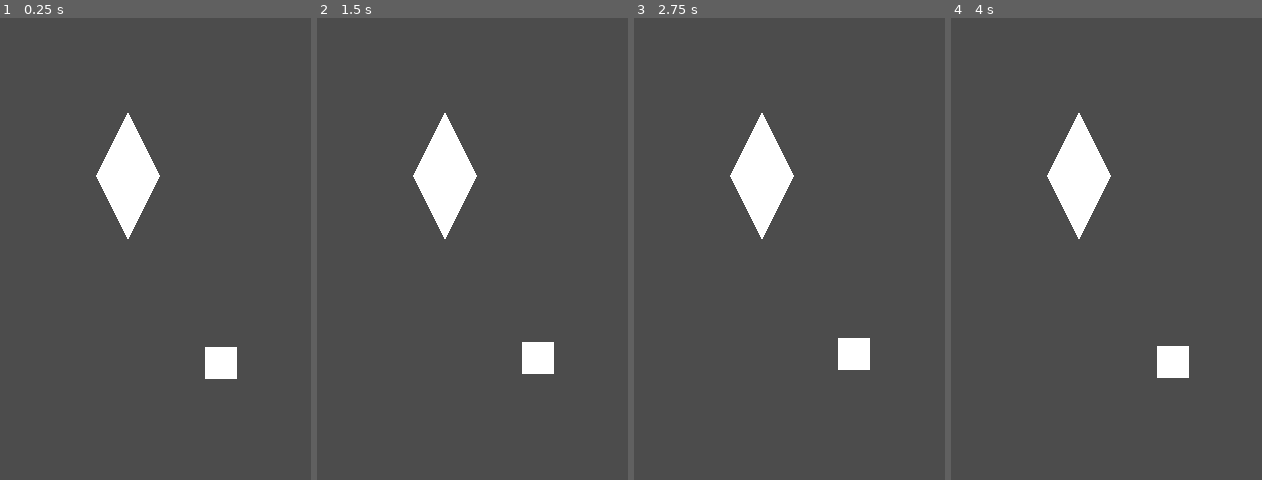
Above: before the commit, frames 1-4 (left to right).
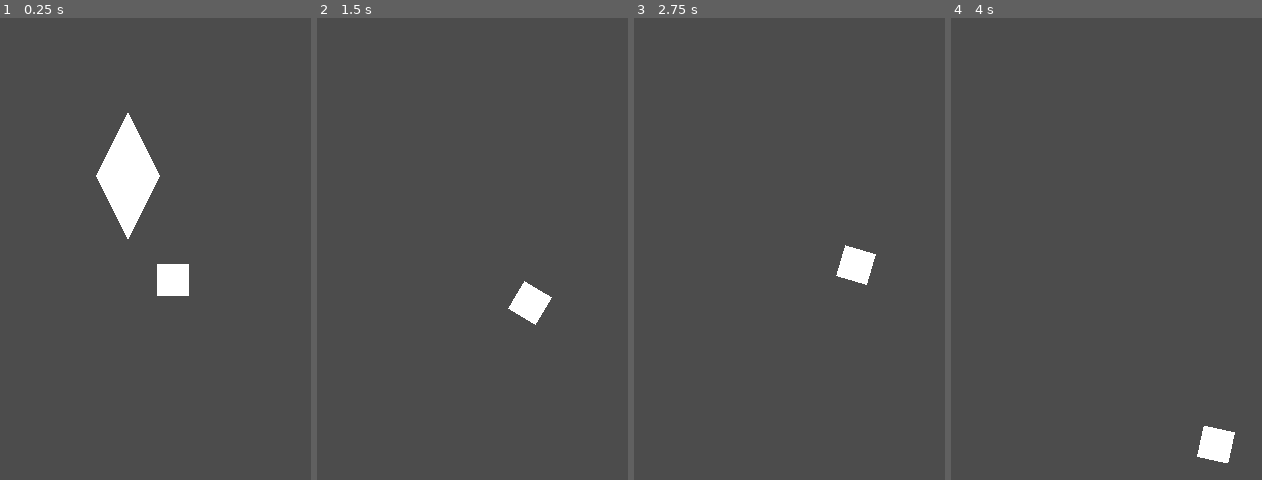
Above: after the commit, the same moments.

Repository: Kiel97/easy-jam-8bits-to-infinity
Game: Godot game, scene res://Game.tscn
The game is run twice, just before and just after one commit, with the same random seed, the same clock (stepped at 60 frames per second) and the same inputs.
Inputs (mouse positions are in pixels of both pictures, inside the frame that each line leads up to):
- Up to frame 1 (0.25 s): no input
- Up to frame 2 (1.5 s): move the mouse to (outside the picture) at 0.52 s; move the mouse to (447, 406) at 1.27 s
- Up to frame 3 (2.75 s): move the mouse to (892, 198) at 2.02 s
- Up to frame 4 (4 s): move the mouse to (outside the picture) at 2.77 s; move the mouse to (outside the picture) at 3.52 s

The runs differ from the first frame. In frame 1, 1.4% of the frame differs, in the area x 50-77%, y 53-79%; in frame 2, 4.3%; in frame 3, 4.3%, in the area x 30-78%, y 20-77%; in frame 4, 4.3%.

Commit message:
Reimplemented player movement
* Player node changed to RB2D, implemented movement with mouse

* Reimplemented player movement with accelerometer

* Enlarge level border colliders

Diff:
--- a/Game.tscn
+++ b/Game.tscn
@@ -1,14 +1,18 @@
-[gd_scene load_steps=6 format=2]
+[gd_scene load_steps=7 format=2]
 
 [ext_resource path="res://Player.tscn" type="PackedScene" id=1]
 [ext_resource path="res://Game.gd" type="Script" id=2]
 [ext_resource path="res://Shard.tscn" type="PackedScene" id=3]
 
+[sub_resource type="PhysicsMaterial" id=3]
+friction = 0.0
+bounce = 1.0
+
 [sub_resource type="RectangleShape2D" id=1]
-extents = Vector2( 60, 8 )
+extents = Vector2( 80, 20 )
 
 [sub_resource type="RectangleShape2D" id=2]
-extents = Vector2( 8, 104 )
+extents = Vector2( 20, 128 )
 
 [node name="Game" type="Node2D"]
 script = ExtResource( 2 )
@@ -18,7 +22,7 @@
 
 [node name="Shard" parent="." instance=ExtResource( 3 )]
 position = Vector2( 32, 48 )
-collision_layer = 2
+physics_material_override = SubResource( 3 )
 
 [node name="CanvasLayer" type="CanvasLayer" parent="."]
 
@@ -51,6 +55,7 @@
 collision_layer = 4
 
 [node name="CollisionShape2D" type="CollisionShape2D" parent="StaticBody2D"]
+position = Vector2( 0, -12 )
 shape = SubResource( 1 )
 
 [node name="StaticBody2D2" type="StaticBody2D" parent="."]
@@ -58,6 +63,7 @@
 collision_layer = 4
 
 [node name="CollisionShape2D2" type="CollisionShape2D" parent="StaticBody2D2"]
+position = Vector2( 0, 12 )
 shape = SubResource( 1 )
 
 [node name="StaticBody2D3" type="StaticBody2D" parent="."]
@@ -65,6 +71,7 @@
 collision_layer = 4
 
 [node name="CollisionShape2D3" type="CollisionShape2D" parent="StaticBody2D3"]
+position = Vector2( -12, 0 )
 shape = SubResource( 2 )
 
 [node name="StaticBody2D4" type="StaticBody2D" parent="."]
@@ -72,4 +79,5 @@
 collision_layer = 4
 
 [node name="CollisionShape2D4" type="CollisionShape2D" parent="StaticBody2D4"]
+position = Vector2( 16, 0 )
 shape = SubResource( 2 )
--- a/Player.gd
+++ b/Player.gd
@@ -1,23 +1,23 @@
-extends KinematicBody2D
+extends RigidBody2D
 
-const ACC_ERROR_MARGIN = 0.1
-const AXIS_Y_CORRECTION = 3
-const FOLLOW_SPEED = 0.08
+const MOUSE_FOLLOW_SPEED = 1.2
+const ACC_FOLLOW_SPEED = 22
+
+const ACC_Y_CORRECTION = 0
 
 var velocity
 
 onready var os: String = OS.get_name()
 
-func _process(_delta):
 
+func _integrate_forces(state):
 	if (os == 'Android' or os == 'iOS'):
 		var acc: Vector3 = Input.get_accelerometer()
-		velocity = Vector2(acc.x, -(acc.y+AXIS_Y_CORRECTION))
-		velocity = move_and_collide(velocity.normalized() * sqrt(3))
-	else: # Web
+		state.linear_velocity = Vector2(acc.x, -(acc.y+ACC_Y_CORRECTION)) * ACC_FOLLOW_SPEED
+	else:
 		var mouse_pos = get_global_mouse_position()
-		var distance_x = (round(mouse_pos.x - self.position.x)) * FOLLOW_SPEED/100
-		var distance_y = (round(mouse_pos.y - self.position.y)) * FOLLOW_SPEED/100
+		var distance_x = (round(mouse_pos.x - self.position.x))
+		var distance_y = (round(mouse_pos.y - self.position.y))
 		velocity = Vector2(distance_x, distance_y)
 
-		velocity = move_and_collide(velocity)
+		state.linear_velocity = velocity * MOUSE_FOLLOW_SPEED
--- a/Player.tscn
+++ b/Player.tscn
@@ -1,13 +1,20 @@
-[gd_scene load_steps=4 format=2]
+[gd_scene load_steps=5 format=2]
 
 [ext_resource path="res://square8x8.png" type="Texture" id=1]
 [ext_resource path="res://Player.gd" type="Script" id=2]
 
+[sub_resource type="PhysicsMaterial" id=2]
+friction = 0.0
+rough = true
+bounce = 1.0
+
 [sub_resource type="RectangleShape2D" id=1]
 extents = Vector2( 4, 4 )
 
-[node name="Player" type="KinematicBody2D"]
+[node name="Player" type="RigidBody2D"]
 position = Vector2( 56, 96 )
+physics_material_override = SubResource( 2 )
+can_sleep = false
 script = ExtResource( 2 )
 
 [node name="Sprite" type="Sprite" parent="."]
